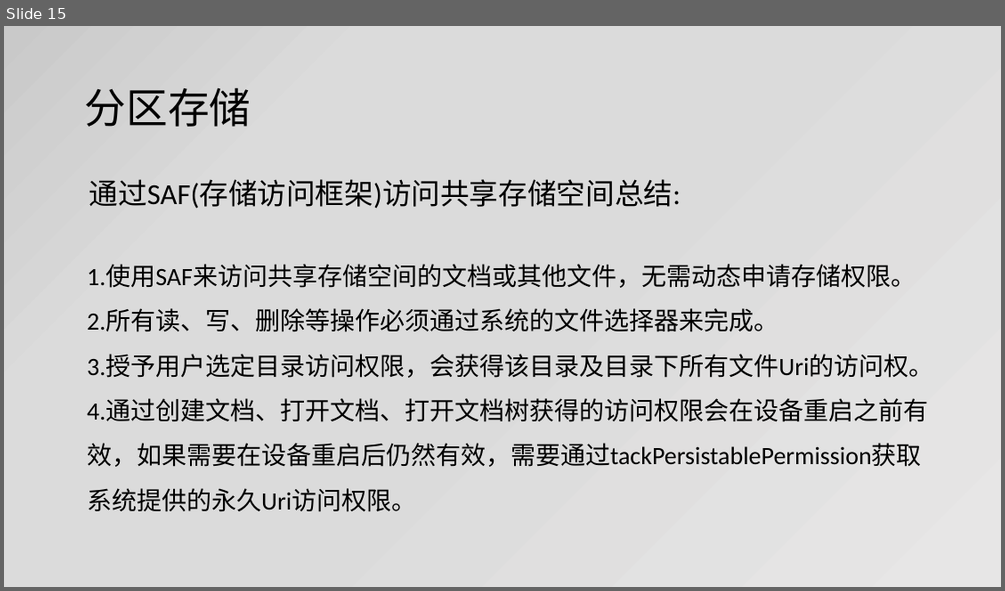
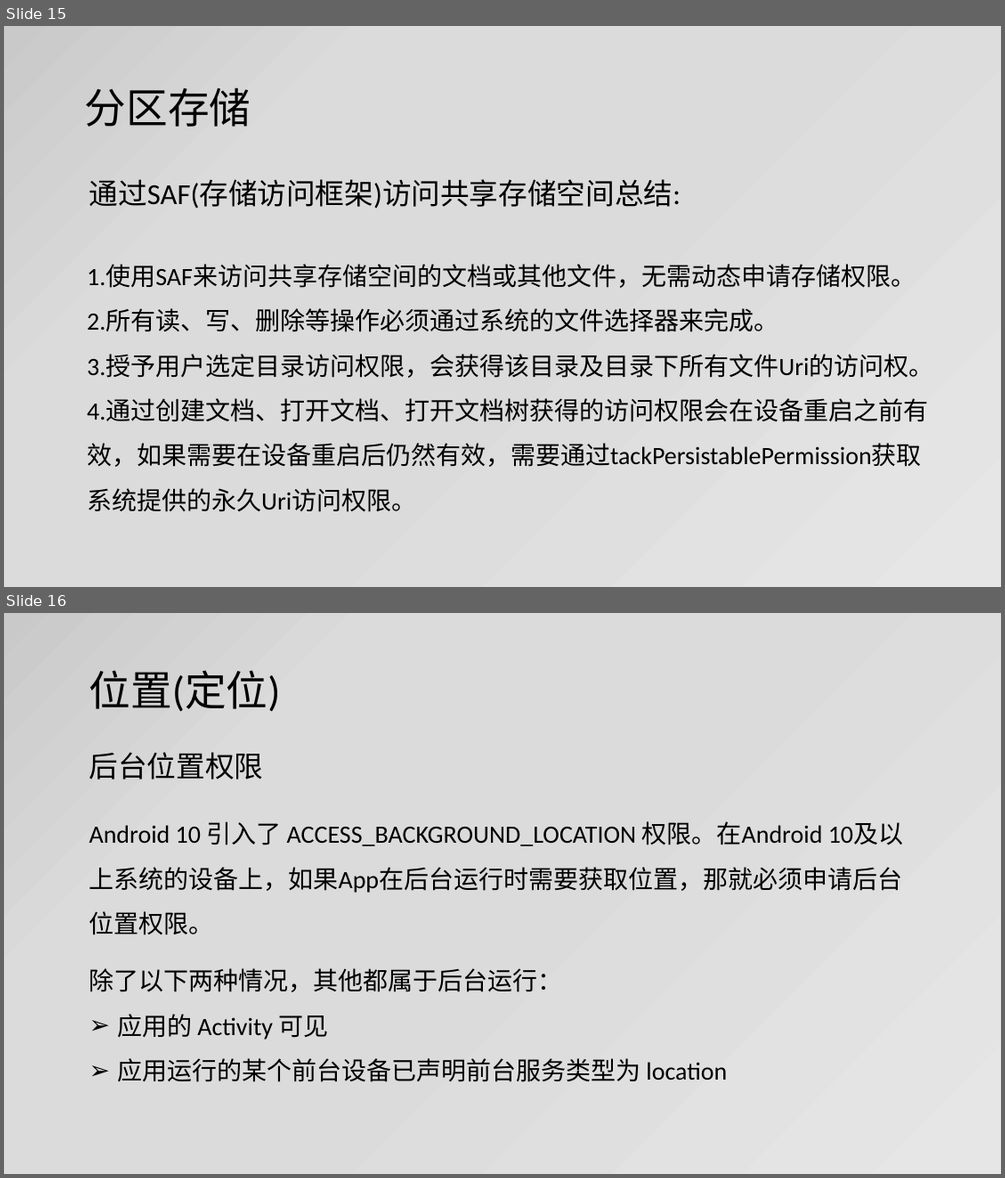
Before and after one commit to jianjunxiao/Adaptation, a slide deck: Android10、11适配.pptx. Shown one above the other, each under a label of ours: slide 15 before the commit, slides 15 and 16 after it. The pictures are 1005x591 and 1005x1178 pixels, drawn with LibreOffice and Linux fonts; fonts in the diff are those of the drawing. Boxes give left, top, right and bottom in pixels: in the first picture for what was removed or moved away, otherwise in the second. Text is boxed around its words. In the diff, an @@ line names an element or a change of style, - is before the commit and + after.

Commit message:
后台位置

```diff
--- a/Android10、11适配.pptx
+++ b/Android10、11适配.pptx
@@ slide 16 added at <box>4,613,1001,1174</box>, background gradient #E7E6E6 to #DBDBDB to #C9C9C9 @@
@@ title added at <box>89,670,281,712</box>, 40 pt, text #000000 @@
+位置(定位)
@@ text added at <box>89,752,264,779</box>, 28 pt, text #000000 @@
+后台位置权限
@@ text added at <box>89,821,903,1082</box>, 24 pt, text #000000 @@
+Android 10 引入了 ACCESS_BACKGROUND_LOCATION 权限。在Android 10及以上系统的设备上，如果App在后台运行时需要获取位置，那就必须申请后台位置权限。
+除了以下两种情况，其他都属于后台运行：
+➢ 应用的 Activity 可见
+➢ 应用运行的某个前台设备已声明前台服务类型为 location
```
Also in this commit, not shown: 3 slides changed, 8 other slides added, 12 other files.
